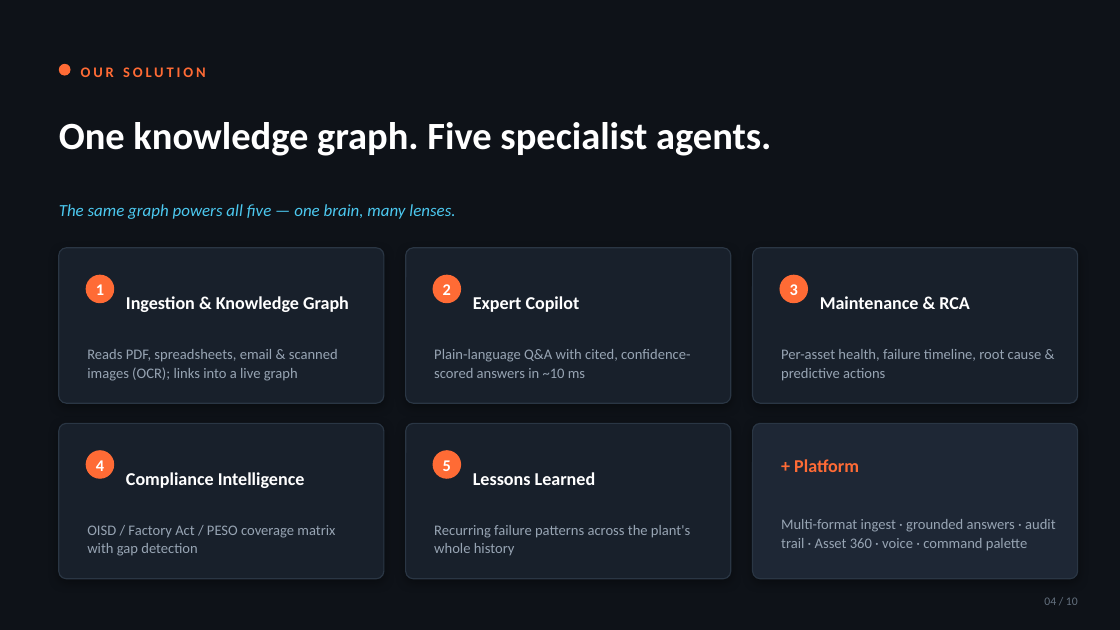
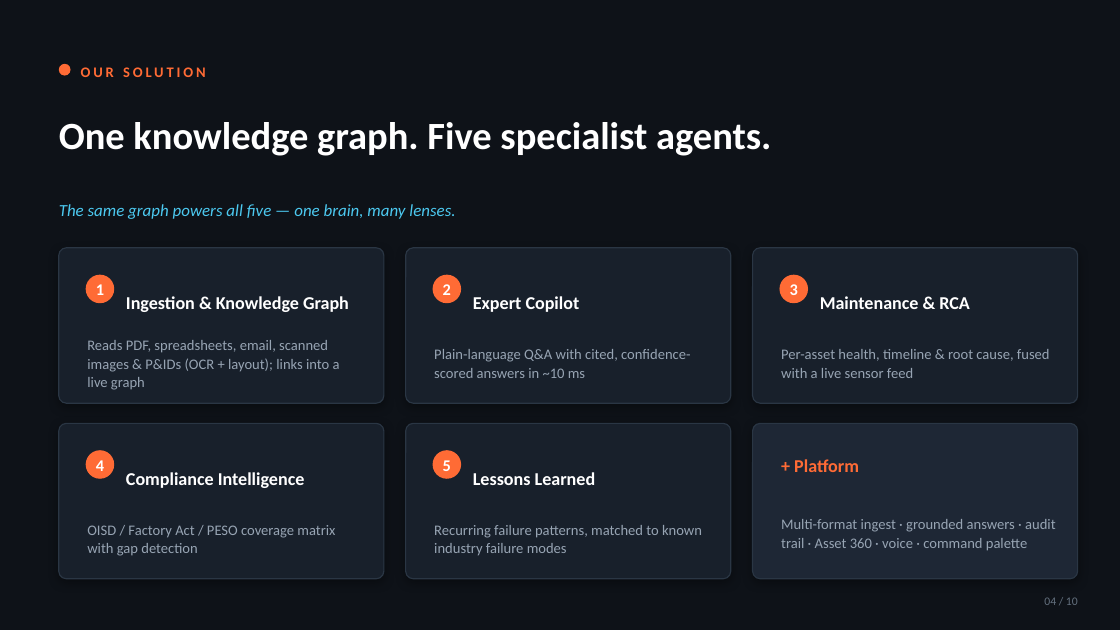
Before and after one commit to raghavendrapatil17/Industrial-Knowledge-Intelligence, a slide deck: slide 4 of ET_AI_Hackathon_IKI.pptx. Drawn at 1120x630 pixels with LibreOffice and Linux fonts; fonts in the diff are those of the drawing. Boxes give left, top, right and bottom in pixels: in the first picture for what was removed or moved away, otherwise in the second. Text is boxed around its words. In the diff, an @@ line names an element or a change of style, - is before the commit and + after.

Commit message:
Close roadmap gaps: P&ID digitisation, live SCADA fusion, industry cross-ref
- P&ID / drawing digitisation: OCR + layout analysis extracts equipment tags
  AND infers connections from their positions on the drawing (not just OCR text)
- Real-time operating conditions: live sensor feed (simulated SCADA) fused into
  the RCA agent + a live-updating conditions card + /api/sensors/{id}
- Lessons Learned now cross-references internal patterns against known industry
  failure modes (ISO/API/OISD references) via a curated external knowledge base

Deck + README updated. 22 tests pass (added P&ID, sensors/RCA, external-match).

```diff
--- a/ET_AI_Hackathon_IKI.pptx
+++ b/ET_AI_Hackathon_IKI.pptx
@@ text at (87,340,340,390): text changed @@
-Reads PDF, spreadsheets, email & scanned images (OCR); links into a live graph
+Reads PDF, spreadsheets, email, scanned images & P&IDs (OCR + layout); links into a live graph
@@ text at (781,349,1050,378): text changed @@
-Per-asset health, failure timeline, root cause & predictive actions
+Per-asset health, timeline & root cause, fused with a live sensor feed
@@ text at (434,525,702,555): text changed @@
-Recurring failure patterns across the plant's whole history
+Recurring failure patterns, matched to known industry failure modes
```
Also in this commit, not shown: 9 other files.
